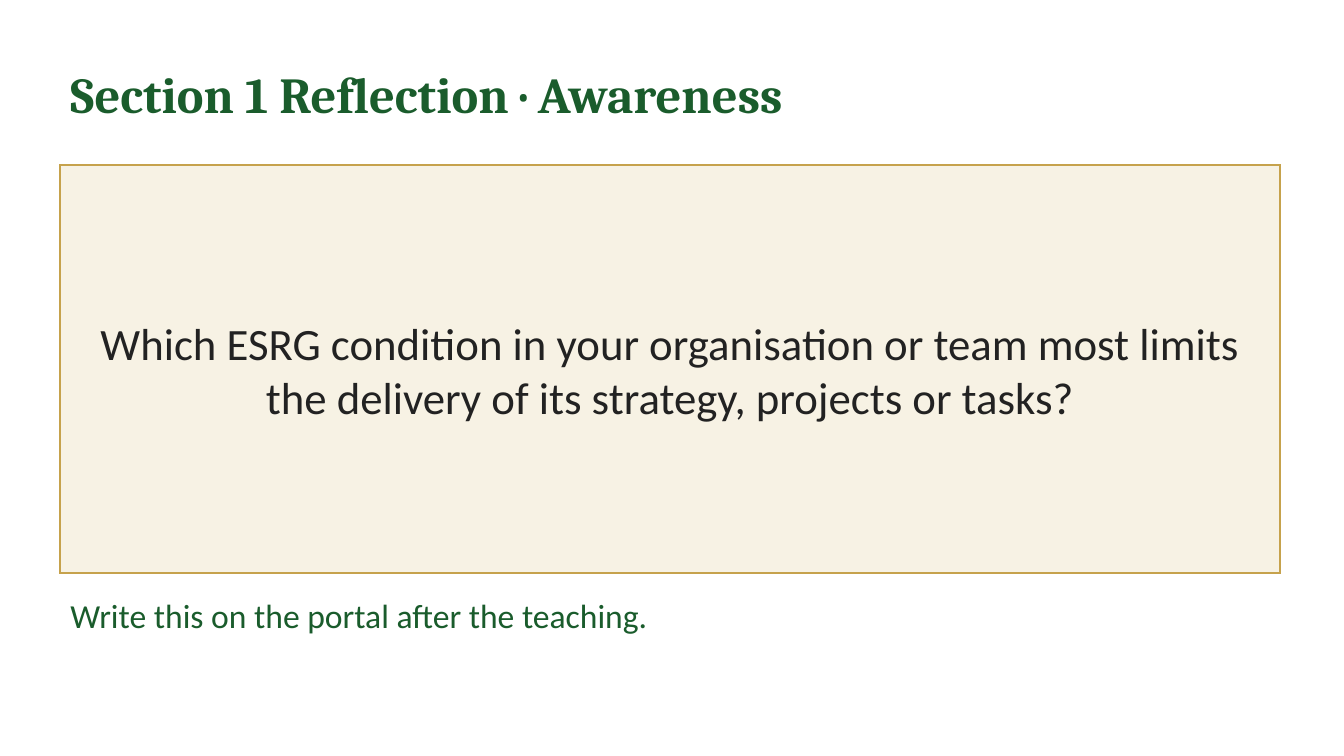
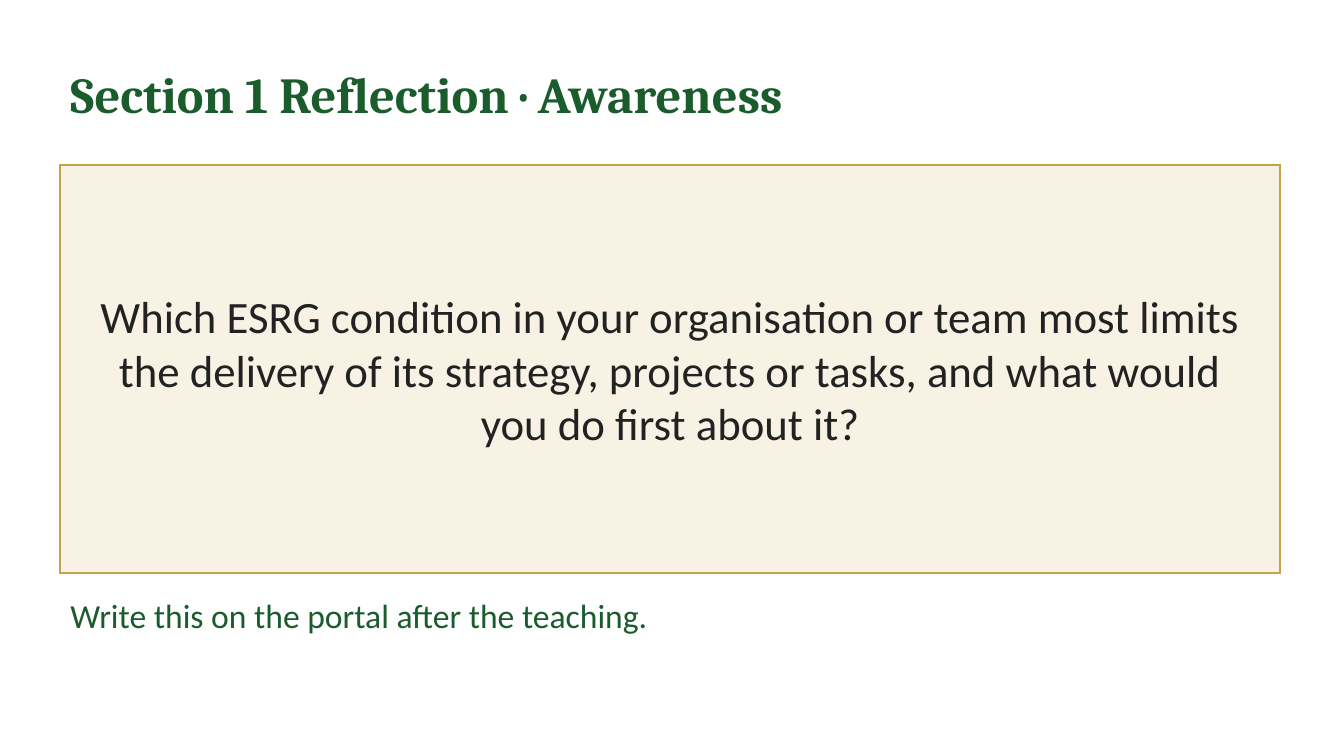
Before and after one commit to IBSL26/ibsl-platform, a slide deck: slide 12 of Unit decks/Unit 10 - ESRG Alignment.pptx. Drawn at 1344x756 pixels with LibreOffice and Linux fonts; fonts in the diff are those of the drawing. Boxes give left, top, right and bottom in pixels: in the first picture for what was removed or moved away, otherwise in the second. Text is boxed around its words. In the diff, an @@ line names an element or a change of style, - is before the commit and + after.

```diff
--- a/Unit decks/Unit 10 - ESRG Alignment.pptx
+++ b/Unit decks/Unit 10 - ESRG Alignment.pptx
@@ text in rectangle at [100, 302, 1238, 448]: text changed @@
-Which ESRG condition in your organisation or team most limits the delivery of its strategy, projects or tasks?
+Which ESRG condition in your organisation or team most limits the delivery of its strategy, projects or tasks, and what would you do first about it?
```
Also in this commit, not shown: 1 other slide changed, 12 other files.
